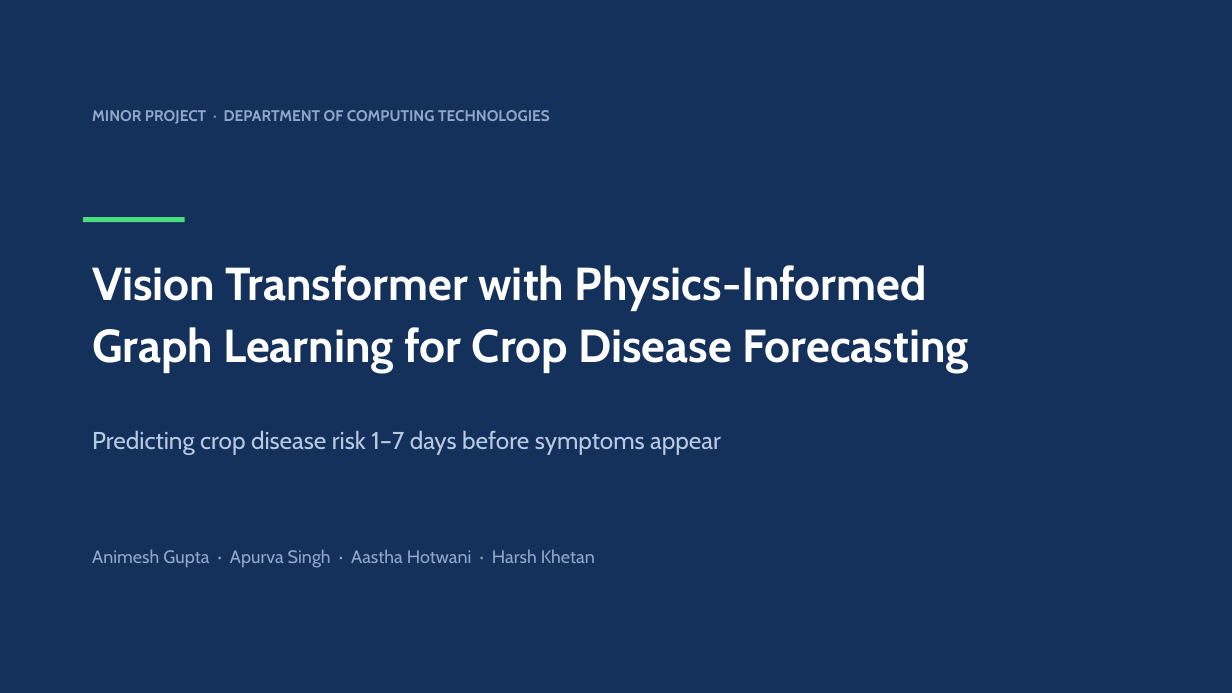
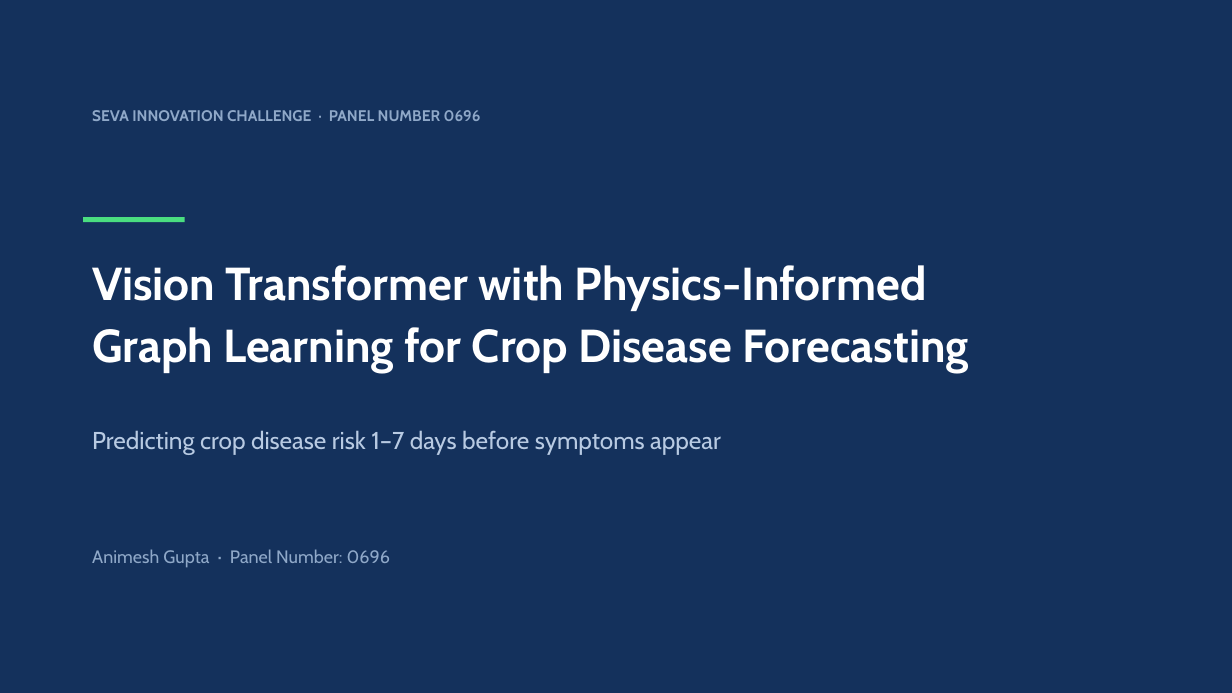
Before and after one commit to anxmeshhh/Physics-Informed-ViT-Graph-for-Crop-Disease-Forecasting, a slide deck: slide 1 of Crop_Disease_Forecasting_Pitch_Deck.pptx. Drawn at 1232x693 pixels with LibreOffice and Linux fonts; fonts in the diff are those of the drawing. Boxes give left, top, right and bottom in pixels: in the first picture for what was removed or moved away, otherwise in the second. Text is boxed around its words. In the diff, an @@ line names an element or a change of style, - is before the commit and + after.

```diff
--- a/Crop_Disease_Forecasting_Pitch_Deck.pptx
+++ b/Crop_Disease_Forecasting_Pitch_Deck.pptx
@@ text at (x1=92, y1=110, x2=481, y2=121): text changed @@
-MINOR PROJECT · DEPARTMENT OF COMPUTING TECHNOLOGIES
+SEVA INNOVATION CHALLENGE · PANEL NUMBER 0696
@@ text at (x1=92, y1=549, x2=391, y2=568): text changed @@
-Animesh Gupta · Apurva Singh · Aastha Hotwani · Harsh Khetan
+Animesh Gupta · Panel Number: 0696
```
Also in this commit, not shown: 1 other slide changed, 11 other files.
